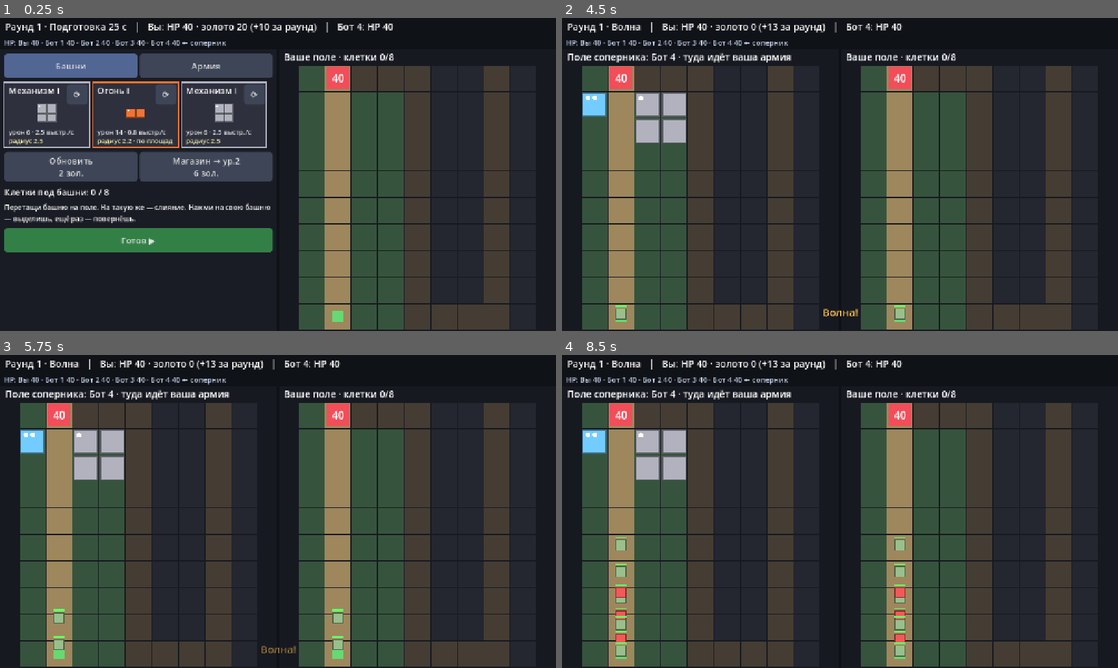
Above: before the commit, frames 1-4 (two rows, left to right).
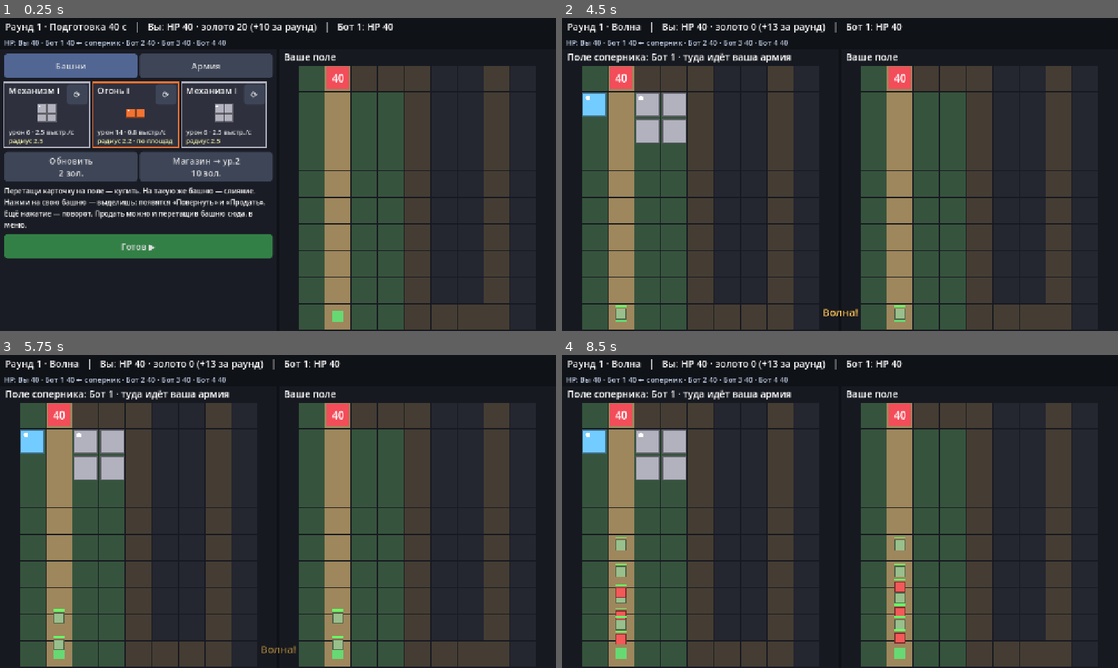
Above: after the commit, the same moments.

Repository: mewin1/godot-game
Game: Godot game, scene res://scenes/main.tscn
Same seed, same stepped clock (60 frames per second), same inputs: the game is played once before the commit and once after it.
Inputs (mouse positions are in pixels of both pictures, inside the frame that each line leads up to):
- Up to frame 1 (0.25 s): no input
- Up to frame 2 (4.5 s): click "Башни" at 0.5 s; click "Армия" at 1.25 s; click "+1 юнит 6 зол. · +1 доход · е…" at 2 s; click "+1 юнит 9 зол. · +1 доход · е…" at 2.75 s; click "Юниты +20% HP 5 зол. · +1 дох…" at 3.5 s; click "Готов ▶" at 4.25 s
- Up to frame 3 (5.75 s): tap Enter at 5 s; drag from (139, 527) to (333, 442) at 5.02 s
- Up to frame 4 (8.5 s): drag from (979, 527) to (812, 574) at 5.77 s; move the mouse to (895, 442) at 6.52 s; tap Ctrl at 6.6 s; click (895, 442) at 6.67 s; drag from (812, 574) to (673, 464) at 7.27 s; move the mouse to (1006, 558) at 8.02 s; tap Alt at 8.1 s; click (1006, 558) at 8.17 s

The runs differ from the first frame. In frame 1, 5.1% of the frame differs, in the area x 0-71%, y 1-77%; in frame 2, 0.5%; in frame 3, 0.5%; in frame 4, 0.8%.

Commit message:
Баланс по логам: награда армии за урон, без лимита клеток, 40 с на подготовку
- лимит клеток убран (решение автора): место ограничивает золото
- подготовка 40 с; подсказка, как продавать башню
- хозяин армии получает 2 золота за каждое HP, снятое с героя соперника
- доход от улучшения армии — 20% базовой цены; HP армии +10% за раунд, юниты крепче
- базовая волна слабее в начале, рост HP 12%; слияние линейное (100/200/400%)
- повышение магазина дороже: 10/18/28, минимум 5
- боты разных стилей (доля золота на армию 0–70%), стиль пишется в лог
- tools/analyze_logs.py: сводка по логам (кривая по раундам, места, стили)
- по 100 матчам ботов: медиана 15 раундов, все стили жизнеспособны

Diff:
--- a/data/army/army_armored.tres
+++ b/data/army/army_armored.tres
@@ -13,5 +13,4 @@
 cost_step = 5
 max_purchases = 0
 min_shop_level = 2
-income_bonus = 1
 mob = ExtResource("2_ext")
--- a/data/army/army_boss.tres
+++ b/data/army/army_boss.tres
@@ -13,5 +13,4 @@
 cost_step = 10
 max_purchases = 0
 min_shop_level = 3
-income_bonus = 1
 mob = ExtResource("2_ext")
--- a/data/army/army_fast.tres
+++ b/data/army/army_fast.tres
@@ -13,5 +13,4 @@
 cost_step = 4
 max_purchases = 0
 min_shop_level = 1
-income_bonus = 1
 mob = ExtResource("2_ext")
--- a/data/army/army_hp.tres
+++ b/data/army/army_hp.tres
@@ -12,4 +12,3 @@
 cost_step = 3
 max_purchases = 0
 min_shop_level = 1
-income_bonus = 1
--- a/data/army/army_speed.tres
+++ b/data/army/army_speed.tres
@@ -12,4 +12,3 @@
 cost_step = 4
 max_purchases = 5
 min_shop_level = 1
-income_bonus = 1
--- a/data/army/army_units.tres
+++ b/data/army/army_units.tres
@@ -12,4 +12,3 @@
 cost_step = 3
 max_purchases = 0
 min_shop_level = 1
-income_bonus = 1
--- a/data/mobs/armored.tres
+++ b/data/mobs/armored.tres
@@ -6,7 +6,7 @@
 script = ExtResource("1_script")
 id = &"armored"
 display_name = "Бронированный"
-hp = 60
+hp = 90
 speed_milli_per_tick = 40
 armor = 4
 kill_reward = 2
--- a/data/mobs/basic.tres
+++ b/data/mobs/basic.tres
@@ -6,7 +6,7 @@
 script = ExtResource("1_script")
 id = &"basic"
 display_name = "Обычный"
-hp = 30
+hp = 22
 speed_milli_per_tick = 50
 armor = 0
 kill_reward = 1
--- a/data/mobs/boss.tres
+++ b/data/mobs/boss.tres
@@ -6,7 +6,7 @@
 script = ExtResource("1_script")
 id = &"boss"
 display_name = "Мини-босс"
-hp = 250
+hp = 350
 speed_milli_per_tick = 35
 armor = 2
 kill_reward = 5
--- a/data/mobs/fast.tres
+++ b/data/mobs/fast.tres
@@ -6,7 +6,7 @@
 script = ExtResource("1_script")
 id = &"fast"
 display_name = "Быстрый"
-hp = 22
+hp = 35
 speed_milli_per_tick = 90
 armor = 0
 kill_reward = 1
--- a/data/mobs/send_unit.tres
+++ b/data/mobs/send_unit.tres
@@ -6,7 +6,7 @@
 script = ExtResource("1_script")
 id = &"send_unit"
 display_name = "Юнит армии"
-hp = 40
+hp = 100
 speed_milli_per_tick = 55
 armor = 0
 kill_reward = 1
--- a/src/analytics/match_logger.gd
+++ b/src/analytics/match_logger.gd
@@ -18,6 +18,8 @@
 var _kills: Array[int] = []
 var _kill_gold: Array[int] = []
 var _leaks: Array[int] = []
+## Урон героям соперников от армии игрока за раунд.
+var _army_damage: Array[int] = []
 var _hp_at_round_start: Array[int] = []
 
 
@@ -29,6 +31,7 @@
 		_kills.append(0)
 		_kill_gold.append(0)
 		_leaks.append(0)
+		_army_damage.append(0)
 		_hp_at_round_start.append(player.hero_hp)
 		player.field.mob_killed.connect(_on_field_mob_killed.bind(player.index))
 		player.field.mob_breached.connect(_on_field_mob_breached.bind(player.index))
@@ -85,7 +88,8 @@
 func _write_match_start(source: String, extra: Dictionary) -> void:
 	var players: Array[Dictionary] = []
 	for player: PlayerState in _sim.players:
-		players.append({"index": player.index, "name": player.display_name, "bot": player.is_bot})
+		players.append({"index": player.index, "name": player.display_name, "bot": player.is_bot,
+				"bot_army_share": _sim.get_bot_army_share(player.index)})
 	var event: Dictionary = {"event": "match_start", "version": LOG_VERSION, "source": source,
 			"players": players, "config": _config_numbers()}
 	event.merge(extra)
@@ -127,7 +131,6 @@
 	return {"player": player.index, "alive": player.is_alive, "hp": player.hero_hp,
 			"gold": player.gold, "income": player.income, "shop_level": player.shop.level,
 			"towers": towers, "cells_used": player.get_cells_used(),
-			"cell_limit": player.get_cell_limit(),
 			"buildable_cells": player.field.get_buildable_cells().size(),
 			"invested": invested, "army_units": player.army.get_unit_count(),
 			"army_upgrades": player.army.upgrade_counts, "buffs": buffs}
@@ -145,6 +148,7 @@
 		_kills[player.index] = 0
 		_kill_gold[player.index] = 0
 		_leaks[player.index] = 0
+		_army_damage[player.index] = 0
 		_hp_at_round_start[player.index] = player.hero_hp
 	_write({"event": "round_start", "round": round_number, "tick": _sim.tick_count,
 			"opponents": _sim.opponent_of, "siege_leader": _sim.siege_leader,
@@ -176,6 +180,7 @@
 		snapshot["kills"] = _kills[index]
 		snapshot["kill_gold"] = _kill_gold[index]
 		snapshot["leaks"] = _leaks[index]
+		snapshot["army_damage"] = _army_damage[index]
 	_write({"event": "round_end", "round": round_number, "tick": _sim.tick_count,
 			"wave_ticks": _sim.phase_tick, "players": players})
 	if _is_closed or (_file == null and not _open_file()):
@@ -205,5 +210,8 @@
 	_kill_gold[player_index] += mob.kill_reward
 
 
-func _on_field_mob_breached(_mob: MobState, player_index: int) -> void:
+func _on_field_mob_breached(mob: MobState, player_index: int) -> void:
 	_leaks[player_index] += 1
+	if mob.sender_index >= 0:
+		var multiplier: int = _sim.config.get_breach_multiplier(_sim.round_number)
+		_army_damage[mob.sender_index] += mob.breach_damage * multiplier
--- a/src/sim/army_state.gd
+++ b/src/sim/army_state.gd
@@ -43,9 +43,11 @@
 	return maxi(_config.army_upgrade_min_cost, cost)
 
 
-## Сколько дохода даст следующая покупка.
+## Сколько дохода навсегда даст следующая покупка: процент от базовой цены (не меньше 1) + бафы.
+## Первая покупка окупается за ~100 / army_income_percent раундов, повторные (дороже) — дольше.
 func get_upgrade_income(index: int) -> int:
-	return get_upgrade(index).income_bonus + extra_income
+	var from_cost: int = get_upgrade(index).base_cost * _config.army_income_percent / 100
+	return maxi(1, from_cost) + extra_income
 
 
 ## "" — можно купить (без учёта золота), иначе причина.
@@ -81,9 +83,10 @@
 
 
 ## Армия на этот раунд: обычные юниты + добавленные, с бонусами HP и скорости.
-## HP растёт по раундам, как у базовой волны, иначе поздняя армия бесполезна.
+## HP понемногу растёт по раундам сам (army_hp_growth_percent), остальное — от прокачки.
 func build_pack(sender_index: int, round_number: int) -> Array[MobState]:
-	var round_percent: int = _config.get_round_hp_percent(round_number)
+	var round_percent: int = _config.get_round_hp_percent(round_number,
+			_config.army_hp_growth_percent)
 	var hp_bonus: int = round_percent * (100 + hp_percent) / 100 - 100
 	var pack: Array[MobState] = []
 	for i: int in _config.army_base_units + extra_units:
--- a/src/sim/bot_brain.gd
+++ b/src/sim/bot_brain.gd
@@ -4,17 +4,21 @@
 ## поэтому бот тоже детерминирован. Действует один раз в начале каждой подготовки.
 
 ## Повышать магазин, только когда цена упала до этого значения (или раунд уже поздний).
-const CHEAP_UPGRADE_COST: int = 4
+const CHEAP_UPGRADE_COST: int = 5
 const LATE_ROUND: int = 4
-## Шанс купить улучшение армии до башен, если хватает золота и на башню (в процентах).
-const ARMY_FIRST_CHANCE_PERCENT: int = 40
+## Стиль бота: какую долю золота в начале подготовки он тратит на армию (остальное — башни).
+var army_share_percent: int = 30
+
+
+func _init(army_share: int) -> void:
+	army_share_percent = army_share
 
 
 func play_prep(sim: MatchSim, player: PlayerState) -> void:
 	_choose_buff(sim, player)
 	_merge_all_pairs(sim, player)
 	_maybe_upgrade_shop(sim, player)
-	_maybe_upgrade_army_first(sim, player)
+	_buy_army_with_budget(sim, player, player.gold * army_share_percent / 100)
 	_buy_towers(sim, player)
 	_merge_all_pairs(sim, player)
 	_buy_towers(sim, player)
@@ -38,13 +42,16 @@
 		_execute(sim, player, UpgradeShopCommand.new())
 
 
-## Иногда бот вкладывается в армию и доход раньше башен.
-func _maybe_upgrade_army_first(sim: MatchSim, player: PlayerState) -> void:
-	if sim.round_number < 2:
-		return
-	var index: int = _pick_affordable_upgrade(player, sim.config.tower_cost)
-	if index >= 0 and player.rng.randi_range(1, 100) <= ARMY_FIRST_CHANCE_PERCENT:
-		_execute(sim, player, BuyArmyUpgradeCommand.new(index))
+## Тратит на армию не больше budget золота (случайные доступные улучшения).
+func _buy_army_with_budget(sim: MatchSim, player: PlayerState, budget: int) -> void:
+	var spent: int = 0
+	var index: int = _pick_affordable_upgrade(player, player.gold - (budget - spent))
+	while index >= 0:
+		var cost: int = player.army.get_upgrade_cost(index)
+		if not _run(sim, player, BuyArmyUpgradeCommand.new(index)):
+			return
+		spent += cost
+		index = _pick_affordable_upgrade(player, player.gold - (budget - spent))
 
 
 ## Остаток золота после башен — в армию (если на башни уже нет места или золота).
--- a/src/sim/data/army_upgrade_data.gd
+++ b/src/sim/data/army_upgrade_data.gd
@@ -1,7 +1,7 @@
 class_name ArmyUpgradeData
 extends Resource
 ## Улучшение армии во вкладке «Армия»: покупается за золото, действует до конца матча,
-## каждое навсегда добавляет доход. После каждой покупки дорожает на cost_step.
+## каждое навсегда добавляет доход (процент от цены — в конфиге). После покупки дорожает на cost_step.
 
 @export var id: StringName = &""
 @export var display_name: String = ""
@@ -16,5 +16,3 @@
 @export var max_purchases: int = 0
 ## С какого уровня магазина доступно.
 @export var min_shop_level: int = 1
-## Сколько дохода навсегда даёт каждая покупка (до бафов).
-@export var income_bonus: int = 1
--- a/src/sim/data/game_config.gd
+++ b/src/sim/data/game_config.gd
@@ -15,7 +15,7 @@
 
 @export_group("Время (в тиках)")
 @export var ticks_per_second: int = 20
-@export var prep_ticks: int = 500
+@export var prep_ticks: int = 800
 @export var wave_max_ticks: int = 1200
 
 @export_group("Герой")
@@ -33,8 +33,8 @@
 @export var shop_base_offers: int = 3
 @export var max_shop_level: int = 4
 ## Полная цена повышения 1→2, 2→3, 3→4.
-@export var shop_upgrade_costs: Array[int] = [6, 10, 14]
-@export var shop_upgrade_min_cost: int = 2
+@export var shop_upgrade_costs: Array[int] = [10, 18, 28]
+@export var shop_upgrade_min_cost: int = 5
 ## Шанс (в процентах) редкого бафа в каждом слоте на уровне магазина 1, 2, 3, 4.
 @export var rare_buff_chance_by_level: Array[int] = [0, 15, 35, 50]
 @export var buff_offer_count: int = 3
@@ -42,27 +42,34 @@
 @export_group("Башни")
 @export var max_tower_level: int = 3
 ## Урон башни уровня 1, 2, 3 в процентах от базового.
-@export var level_damage_percent: Array[int] = [100, 220, 480]
+@export var level_damage_percent: Array[int] = [100, 200, 400]
 ## На каком расстоянии (в клетках, по горизонтали/вертикали/диагонали) от открытого пути можно строить.
 @export var build_radius: int = 2
-## Сколько клеток могут занимать все башни игрока на уровне магазина 1, 2, 3, 4.
-@export var cell_limit_by_level: Array[int] = [8, 12, 16, 20]
 
 @export_group("Армия")
 ## Сколько обычных юнитов в армии без улучшений.
 @export var army_base_units: int = 3
 ## Цена улучшения армии не опускается ниже этого (скидки от бафов).
 @export var army_upgrade_min_cost: int = 1
+## Каждая покупка улучшения армии навсегда добавляет к доходу такой процент от его базовой цены
+## (20% — первая покупка окупается за ~5 раундов, повторные — дольше).
+@export var army_income_percent: int = 20
+## Хозяин армии получает столько золота за каждое HP, снятое его армией с героя соперника.
+## Личная награда за атаку: в бою «все против всех» без неё атаковать невыгодно.
+@export var army_gold_per_hp: int = 2
+## HP юнитов армии растёт сам по себе на столько процентов за раунд (сложный процент).
+## Небольшой: сила армии должна в основном зависеть от вложенного золота.
+@export var army_hp_growth_percent: int = 10
 ## Армия появляется на поле соперника через столько тиков после начала волны, с таким интервалом.
 @export var army_spawn_delay_ticks: int = 40
 @export var army_spawn_interval_ticks: int = 16
 
 @export_group("Базовая волна")
-@export var wave_base_count: int = 5
+@export var wave_base_count: int = 4
 @export var wave_count_per_round: int = 1
-## HP мобов растёт каждый раунд на столько процентов от прошлого раунда (сложный процент).
-## Юниты армии растут так же, иначе поздняя армия бесполезна.
-@export var wave_hp_growth_percent: int = 25
+## HP мобов базовой волны растёт каждый раунд на столько процентов (сложный процент).
+## Это давление, которое в итоге заканчивает матч.
+@export var wave_hp_growth_percent: int = 12
 @export var wave_spawn_interval_ticks: int = 20
 
 @export_group("Осада лидера")
@@ -82,11 +89,6 @@
 @export var breach_multipliers: Array[int] = [2, 3]
 
 
-func get_cell_limit(shop_level: int) -> int:
-	var index: int = clampi(shop_level, 1, cell_limit_by_level.size()) - 1
-	return cell_limit_by_level[index]
-
-
 ## Множитель урона прорыва в раунде.
 func get_breach_multiplier(round_number: int) -> int:
 	var multiplier: int = 1
@@ -103,11 +105,11 @@
 	return shop_upgrade_costs[level - 1]
 
 
-## Во сколько процентов от базового HP мобы в раунде (раунд 1 — 100).
-func get_round_hp_percent(round_number: int) -> int:
+## Во сколько процентов от базового HP мобы в раунде (раунд 1 — 100) при росте growth_percent.
+func get_round_hp_percent(round_number: int, growth_percent: int) -> int:
 	var percent: int = 100
 	for i: int in round_number - 1:
-		percent = percent * (100 + wave_hp_growth_percent) / 100
+		percent = percent * (100 + growth_percent) / 100
 	return percent
 
 
--- a/src/sim/match_sim.gd
+++ b/src/sim/match_sim.gd
@@ -17,6 +17,9 @@
 
 ## Соперник «призрак» у игрока без пары: копия поля и армии другого игрока.
 const GHOST: int = -1
+## Разброс стилей ботов: доля золота на армию (в процентах).
+const BOT_MIN_ARMY_SHARE: int = 0
+const BOT_MAX_ARMY_SHARE: int = 70
 
 var config: GameConfig
 var players: Array[PlayerState] = []
@@ -56,7 +59,8 @@
 		player.is_bot = i >= human_count
 		player.display_name = "Вы" if not player.is_bot else "Бот %d" % i
 		players.append(player)
-		_bots.append(BotBrain.new() if player.is_bot else null)
+		var army_share: int = _rng.randi_range(BOT_MIN_ARMY_SHARE, BOT_MAX_ARMY_SHARE)
+		_bots.append(BotBrain.new(army_share) if player.is_bot else null)
 
 
 ## Запускает первый раунд.
@@ -115,6 +119,12 @@
 	return null
 
 
+## Доля золота на армию у бота (-1 — это человек). Для логов и анализа стилей.
+func get_bot_army_share(player_index: int) -> int:
+	var brain: BotBrain = _bots[player_index]
+	return brain.army_share_percent if brain != null else -1
+
+
 ## Раунд осады: каждый siege_every_rounds-й, пока живых хватает.
 func is_siege_round(number: int) -> bool:
 	var enough_players: bool = get_alive_players().size() >= config.siege_min_players
@@ -242,6 +252,8 @@
 	for mob: MobState in field.pending_breaches:
 		var damage: int = mob.breach_damage * multiplier
 		player.hero_hp -= damage
+		if mob.sender_index >= 0:
+			players[mob.sender_index].gold += damage * config.army_gold_per_hp
 		if player.index == siege_leader:
 			_record_siege_damage(mob.sender_index, damage)
 	field.clear_pending()
--- a/src/sim/player_state.gd
+++ b/src/sim/player_state.gd
@@ -52,8 +52,6 @@
 		return error
 	if not field.can_place_tower_data(data, anchor, rotation):
 		return "Сюда не встанет"
-	if get_cells_used() + data.shape.size() > get_cell_limit():
-		return "Нет места: клетки %d/%d" % [get_cells_used(), get_cell_limit()]
 	_pay_for_offer(offer_index)
 	var tower: TowerState = field.add_tower(data, anchor, rotation)
 	_add_investment(tower, _config.tower_cost)
@@ -129,16 +127,13 @@
 	return ""
 
 
-## Сколько клеток занимают все башни (лимит — get_cell_limit).
+## Сколько клеток занимают все башни (для логов и анализа).
 func get_cells_used() -> int:
 	var cells: int = 0
 	for tower: TowerState in field.towers:
 		cells += tower.data.shape.size()
 	return cells
 
-
-func get_cell_limit() -> int:
-	return _config.get_cell_limit(shop.level)
 
 #endregion
 
--- a/src/sim/wave_builder.gd
+++ b/src/sim/wave_builder.gd
@@ -6,7 +6,7 @@
 ## Мобы базовой волны раунда round_number. Число растёт линейно, HP — сложным процентом.
 static func build_base_wave(config: GameConfig, round_number: int) -> Array[MobState]:
 	var count: int = config.wave_base_count + config.wave_count_per_round * (round_number - 1)
-	var hp_bonus: int = config.get_round_hp_percent(round_number) - 100
+	var hp_bonus: int = config.get_round_hp_percent(round_number, config.wave_hp_growth_percent) - 100
 	var wave: Array[MobState] = []
 	for i: int in count:
 		wave.append(MobState.create(config.wave_mob, hp_bonus))
--- a/src/ui/shop_panel.gd
+++ b/src/ui/shop_panel.gd
@@ -1,7 +1,7 @@
 class_name ShopPanel
 extends PanelContainer
 ## Меню фазы подготовки. Сверху — выбор бафа армии (после битвы), затем две вкладки:
-## «Башни» (витрина, рерол, уровень магазина, клетки, выбранная башня) и «Армия»
+## «Башни» (витрина, рерол, уровень магазина, выбранная башня) и «Армия»
 ## (состав армии и её прокачка). Внизу — «Готов». Команды отдаёт наверх сигналом.
 ## Сюда же можно перетащить свою башню с поля — она продаётся.
 
@@ -11,7 +11,6 @@
 const BUTTON_HEIGHT: float = 56.0
 const OFFER_COLUMNS: int = 3
 const COLOR_TAB_ACTIVE: Color = Color(0.32, 0.4, 0.58)
-const COLOR_CELLS_FULL: Color = Color(1.0, 0.55, 0.45)
 const ARMY_COLUMNS: int = 2
 const ARMY_FONT_SIZE: int = 18
 
@@ -29,7 +28,6 @@
 var _offer_cards: Array[OfferCard] = []
 var _reroll_button: Button
 var _upgrade_button: Button
-var _cells_label: Label
 var _hint_label: Label
 var _tower_box: HBoxContainer
 var _tower_label: Label
@@ -86,7 +84,6 @@
 	_refresh_buffs()
 	_refresh_offers()
 	_refresh_shop_actions()
-	_refresh_cells()
 	_refresh_tower_box()
 	_refresh_army()
 	_ready_button.disabled = _player.is_ready
@@ -149,10 +146,9 @@
 		button.size_flags_horizontal = Control.SIZE_EXPAND_FILL
 		button.custom_minimum_size = Vector2(0, BUTTON_HEIGHT + 12)
 		row.add_child(button)
-	_cells_label = _make_label("", FONT_SIZE)
-	_towers_page.add_child(_cells_label)
-	_hint_label = _make_label("Перетащи башню на поле. На такую же — слияние. "
-			+ "Нажми на свою башню — выделишь, ещё раз — повернёшь.", 16)
+	_hint_label = _make_label("Перетащи карточку на поле — купить. На такую же башню — слияние.\n"
+			+ "Нажми на свою башню — выделишь: появятся «Повернуть» и «Продать». "
+			+ "Ещё нажатие — поворот. Продать можно и перетащив башню сюда, в меню.", 16)
 	_towers_page.add_child(_hint_label)
 	_build_tower_box(_towers_page)
 
@@ -244,17 +240,6 @@
 	else:
 		_upgrade_button.text = "Магазин\nмакс. уровень"
 	_upgrade_button.disabled = not shop.can_upgrade() or _player.gold < shop.upgrade_cost
-
-
-func _refresh_cells() -> void:
-	var used: int = _player.get_cells_used()
-	var limit: int = _player.get_cell_limit()
-	var text: String = "Клетки под башни: %d / %d" % [used, limit]
-	if used >= limit:
-		text += " — места нет: слей, продай или подними магазин"
-	_cells_label.text = text
-	var color: Color = COLOR_CELLS_FULL if used >= limit else Color.WHITE
-	_cells_label.add_theme_color_override("font_color", color)
 
 
 func _refresh_tower_box() -> void:
--- a/src/view/match_screen.gd
+++ b/src/view/match_screen.gd
@@ -221,8 +221,7 @@
 	var is_prep: bool = _sim.phase == MatchSim.Phase.PREP
 	if me.field.get_tower(_selected_tower_id) == null or not is_prep:
 		_selected_tower_id = 0
-	_my_view.show_field(me.field, _sim.config, "Ваше поле · клетки %d/%d" % [
-			me.get_cells_used(), me.get_cell_limit()])
+	_my_view.show_field(me.field, _sim.config, "Ваше поле")
 	_my_view.hero_hp = me.hero_hp
 	_my_view.can_edit = is_prep and me.is_alive
 	_my_view.selected_tower_id = _selected_tower_id
--- a/tests/unit/test_economy.gd
+++ b/tests/unit/test_economy.gd
@@ -38,7 +38,7 @@
 
 func test_upgrade_cost_drops_each_round_to_minimum() -> void:
 	var shop: ShopState = _player.shop
-	assert_eq(shop.upgrade_cost, 6)
+	assert_eq(shop.upgrade_cost, _config.shop_upgrade_costs[0])
 	for i: int in 10:
 		shop.on_round_started()
 	assert_eq(shop.upgrade_cost, _config.shop_upgrade_min_cost)
@@ -48,7 +48,7 @@
 	_player.gold = 100
 	_player.shop.on_round_started()
 	assert_eq(_player.upgrade_shop(), "")
-	assert_eq(_player.shop.upgrade_cost, 10)
+	assert_eq(_player.shop.upgrade_cost, _config.shop_upgrade_costs[1])
 
 
 func test_upgrade_without_gold_fails() -> void:
@@ -168,7 +168,7 @@
 
 func test_tower_level_raises_damage() -> void:
 	assert_eq(_config.get_level_damage(10, 1), 10)
-	assert_gt(_config.get_level_damage(10, 2), 20)
+	assert_gt(_config.get_level_damage(10, 2), _config.get_level_damage(10, 1))
 	assert_gt(_config.get_level_damage(10, 3), _config.get_level_damage(10, 2))
 
 
@@ -205,27 +205,6 @@
 	assert_eq(tower.rotation, 1)
 
 
-func test_cell_limit_grows_with_shop_level() -> void:
-	assert_eq(_player.get_cell_limit(), _config.cell_limit_by_level[0])
-	_player.gold = 100
-	_player.upgrade_shop()
-	assert_eq(_player.get_cell_limit(), _config.cell_limit_by_level[1])
-
-
-func test_buy_over_cell_limit_fails() -> void:
-	var config: GameConfig = SimFixtures.make_config()
-	config.cell_limit_by_level = [2, 2, 2, 2] as Array[int]
-	var player: PlayerState = PlayerState.new(config, 0, 99)
-	player.start_prep(false)
-	var data: TowerData = SimFixtures.find_tower(config, &"ice_1")
-	player.field.add_tower(data, Vector2i(0, 0), 0)
-	player.field.add_tower(data, Vector2i(0, 2), 0)
-	assert_eq(player.get_cells_used(), 2)
-	var error: String = player.buy_tower(0, Vector2i(2, 5), 0)
-	assert_string_contains(error, "клетки")
-	assert_eq(player.gold, config.start_gold)
-
-
 func test_merge_frees_cells() -> void:
 	var data: TowerData = SimFixtures.find_tower(_config, &"fire_1")
 	var first: TowerState = _player.field.add_tower(data, Vector2i(2, 2), 0)
--- a/tests/unit/test_lobby.gd
+++ b/tests/unit/test_lobby.gd
@@ -140,7 +140,9 @@
 		leader.field.pending_breaches.append(mob)
 	sim._collect_field_results(leader)
 	_finish_round_now(sim)
-	var expected: int = breach_damage * _config.siege_gold_per_hp + _config.siege_attacker_bonus
+	# Общая награда армии за урон + награда осады за урон + бонус за прорыв порога.
+	var gold_per_hp: int = _config.army_gold_per_hp + _config.siege_gold_per_hp
+	var expected: int = breach_damage * gold_per_hp + _config.siege_attacker_bonus
 	assert_eq(attacker.gold, gold_before + expected + attacker.income)
 
 
--- a/tests/unit/test_match.gd
+++ b/tests/unit/test_match.gd
@@ -139,7 +139,8 @@
 func test_income_buff_adds_income_per_upgrade() -> void:
 	var army: ArmyState = ArmyState.new(_config)
 	army.add_buff(SimFixtures.find_buff(_config, &"income"))
-	assert_eq(army.get_upgrade_income(0), _config.army_upgrades[0].income_bonus + 1)
+	var from_cost: int = maxi(1, _config.army_upgrades[0].base_cost * _config.army_income_percent / 100)
+	assert_eq(army.get_upgrade_income(0), from_cost + 1)
 
 
 func test_buff_offers_appear_after_first_battle() -> void:
@@ -173,8 +174,9 @@
 
 func test_breach_damages_hero() -> void:
 	var sim: MatchSim = _make_match()
-	_play_until_round(sim, 2)
-	var leaked: int = _config.wave_base_count + _config.army_base_units
+	var enemy_army: int = sim.players[1].army.get_unit_count()
+	_play_until_round(sim, 2)
+	var leaked: int = _config.wave_base_count + enemy_army
 	assert_eq(sim.players[0].hero_hp, _config.hero_hp - leaked, "без башен прорвались волна и армия")
 
 
@@ -266,3 +268,16 @@
 		if _config.army_upgrades[i].id == upgrade_id:
 			return i
 	return -1
+
+
+func test_army_breach_gives_gold_to_owner() -> void:
+	var sim: MatchSim = _make_match()
+	_skip_prep(sim)
+	var owner: PlayerState = sim.players[0]
+	var victim: PlayerState = sim.players[1]
+	var gold_before: int = owner.gold
+	var mob: MobState = MobState.create(_config.army_mob)
+	mob.sender_index = owner.index
+	victim.field.pending_breaches.append(mob)
+	sim._collect_field_results(victim)
+	assert_eq(owner.gold, gold_before + mob.breach_damage * _config.army_gold_per_hp)
Not shown, changed: decisions.md
Not shown, changed: docs/prototype_notes.md
Not shown, changed: open_questions.md
